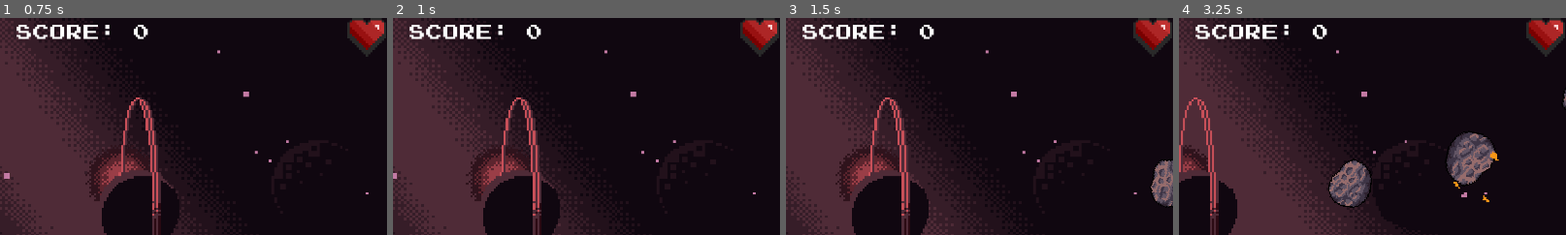
Above: before the commit, frames 1-4 (left to right).
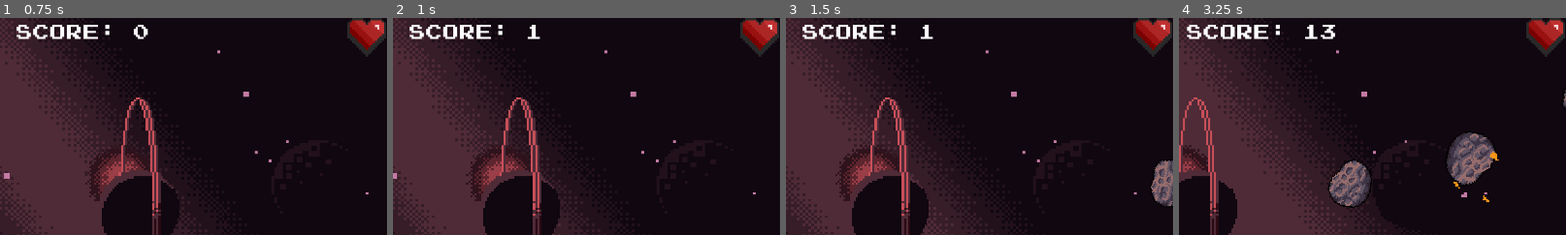
Above: after the commit, the same moments.

Repository: Thapar-Amateur-Astronomers-Society/The-TAAS-Game
Game: Godot game, scene res://scenes/main.tscn
Same seed, same stepped clock (60 frames per second), same inputs: the game is played once before the commit and once after it.
Inputs:
- Up to frame 1 (0.75 s): hold Right (player_right) from 0.53 s (still down); tap Space (player_shoot) at 0.6 s
- Up to frame 2 (1 s): keep holding Right (player_right)
- Up to frame 3 (1.5 s): release Right (player_right) at 1.28 s; hold Down (player_down) from 1.28 s (still down); tap Space (player_shoot) at 1.35 s
- Up to frame 4 (3.25 s): release Down (player_down) at 2.03 s; hold Right (player_right) 2.03-2.78 s; tap Space (player_shoot) at 2.1, 2.85 s; hold Up (player_up) from 2.78 s (still down)
The pictures show only the part of the screen within x 39-89%, y 0-50%; the shares and areas given below are measured in that part.

Frame 1 is identical in both runs. In frame 2, 0.2% of the frame differs, in the area x 34-39%, y 3-10%; in frame 3, 0.2%; in frame 4, 1.5%, in the area x 2-41%, y 3-10%.

Commit message:
Score system updated with timer.

Diff:
--- a/scenes/main.tscn
+++ b/scenes/main.tscn
@@ -21,6 +21,9 @@
 
 [node name="AsteroidTimer" type="Timer" parent="."]
 wait_time = 0.5
+autostart = true
+
+[node name="ScoreTimer" type="Timer" parent="."]
 autostart = true
 
 [node name="bgmusic-player" type="AudioStreamPlayer2D" parent="."]
@@ -61,3 +64,4 @@
 horizontal_alignment = 1
 
 [connection signal="timeout" from="AsteroidTimer" to="." method="_on_asteroid_timer_timeout"]
+[connection signal="timeout" from="ScoreTimer" to="." method="_on_score_timer_timeout"]
--- a/scripts/game.gd
+++ b/scripts/game.gd
@@ -13,6 +13,7 @@
 	heartsContainer.setMaxHearts($player.MAX_HEALTH)
 	heartsContainer.updateHearts($player.CURR_HEALTH)
 	$player.healthChanged.connect(heartsContainer.updateHearts)
+	$player.enemyHit.connect(_on_enemy_hit)
 
 # Called every frame. 'delta' is the elapsed time since the previous frame.
 func _process(delta):
@@ -32,8 +33,18 @@
 
 
 func _update_ui():
-	$scorebar/scoreLabel.text = "SCORE: " + str(max(score, 0))
+	score = max(score, 0)
+	$scorebar/scoreLabel.text = "SCORE: " + str(score)
 
 func _on_enemy_killed():
-	score -= 50
+	score += 10
 	_update_ui()
+
+func _on_enemy_hit():
+	score -= 10
+	_update_ui()
+
+
+func _on_score_timer_timeout():
+	score += 1
+	_update_ui()
--- a/scripts/player.gd
+++ b/scripts/player.gd
@@ -2,6 +2,7 @@
 class_name player
 
 signal healthChanged
+signal enemyHit
 
 @export var speed = 3.0
 @export var cooldown = 1.0
@@ -47,3 +48,4 @@
 		CURR_HEALTH = maxi(CURR_HEALTH, 0)
 		$ship_Sprite2D.frame += 1
 		healthChanged.emit(CURR_HEALTH)
+		enemyHit.emit()
